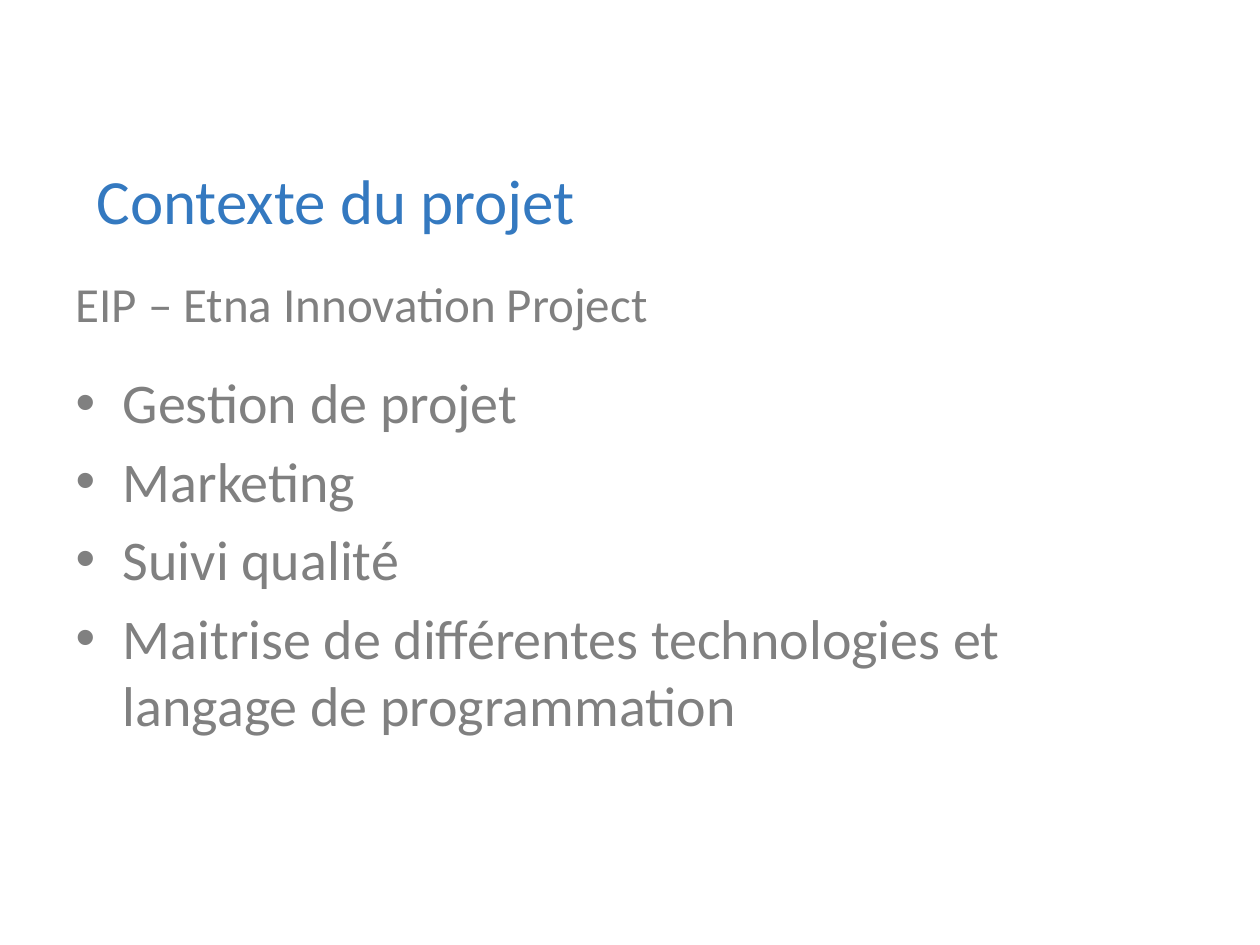
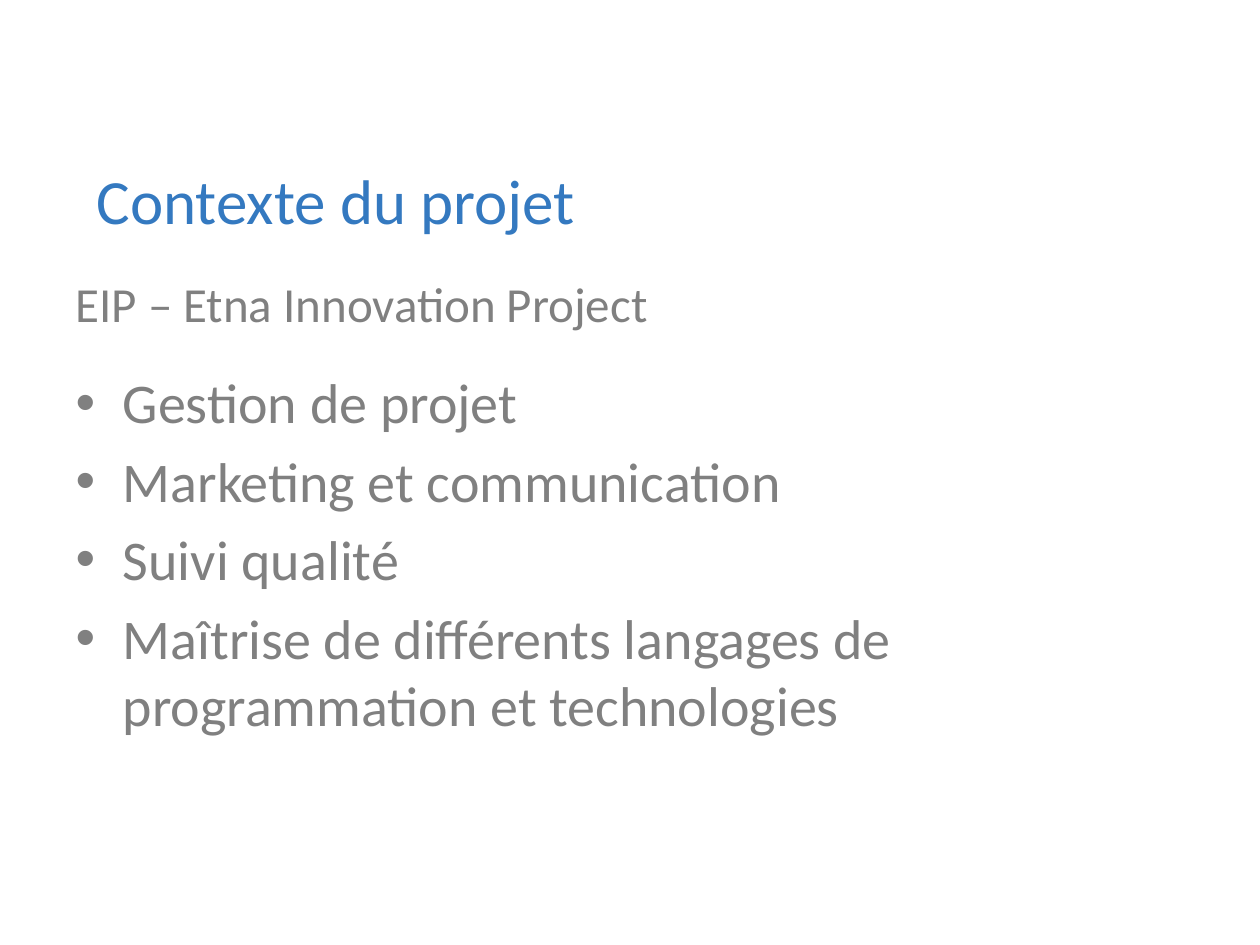
Before and after one commit to Riges/eip-silverlight, a slide deck: slide 4 of Docs/eip 10.09.11/myNETwork.pptx. Drawn at 1260x945 pixels with LibreOffice and Linux fonts; fonts in the diff are those of the drawing; background and template pictures are left out. Boxes give left, top, right and bottom in pixels: in the first picture for what was removed or moved away, otherwise in the second. Text is boxed around its words. In the diff, an @@ line names an element or a change of style, - is before the commit and + after.

```diff
--- a/Docs/eip 10.09.11/myNETwork.pptx
+++ b/Docs/eip 10.09.11/myNETwork.pptx
@@ text at (123,463,781,512): text changed @@
-• Marketing
+• Marketing et communication
@@ text at (123,620,891,736): text changed @@
-• Maitrise de différentes technologies et langage de programmation
+• Maîtrise de différents langages de programmation et technologies
```
Also in this commit, not shown: 8 other slides changed.
